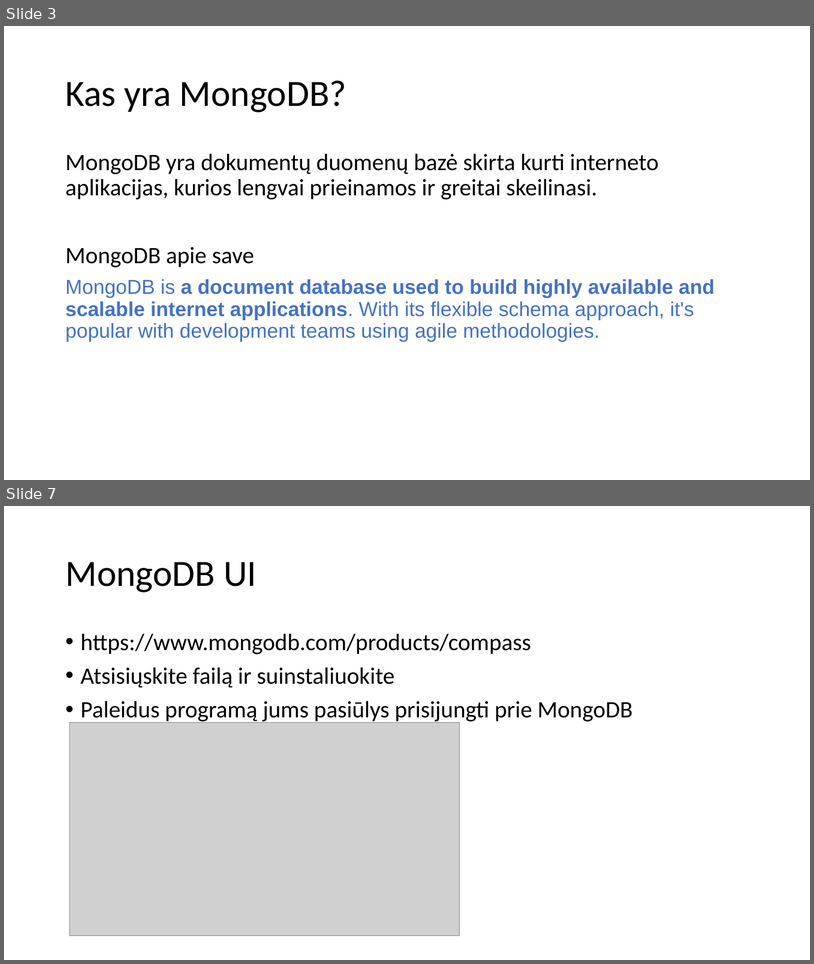
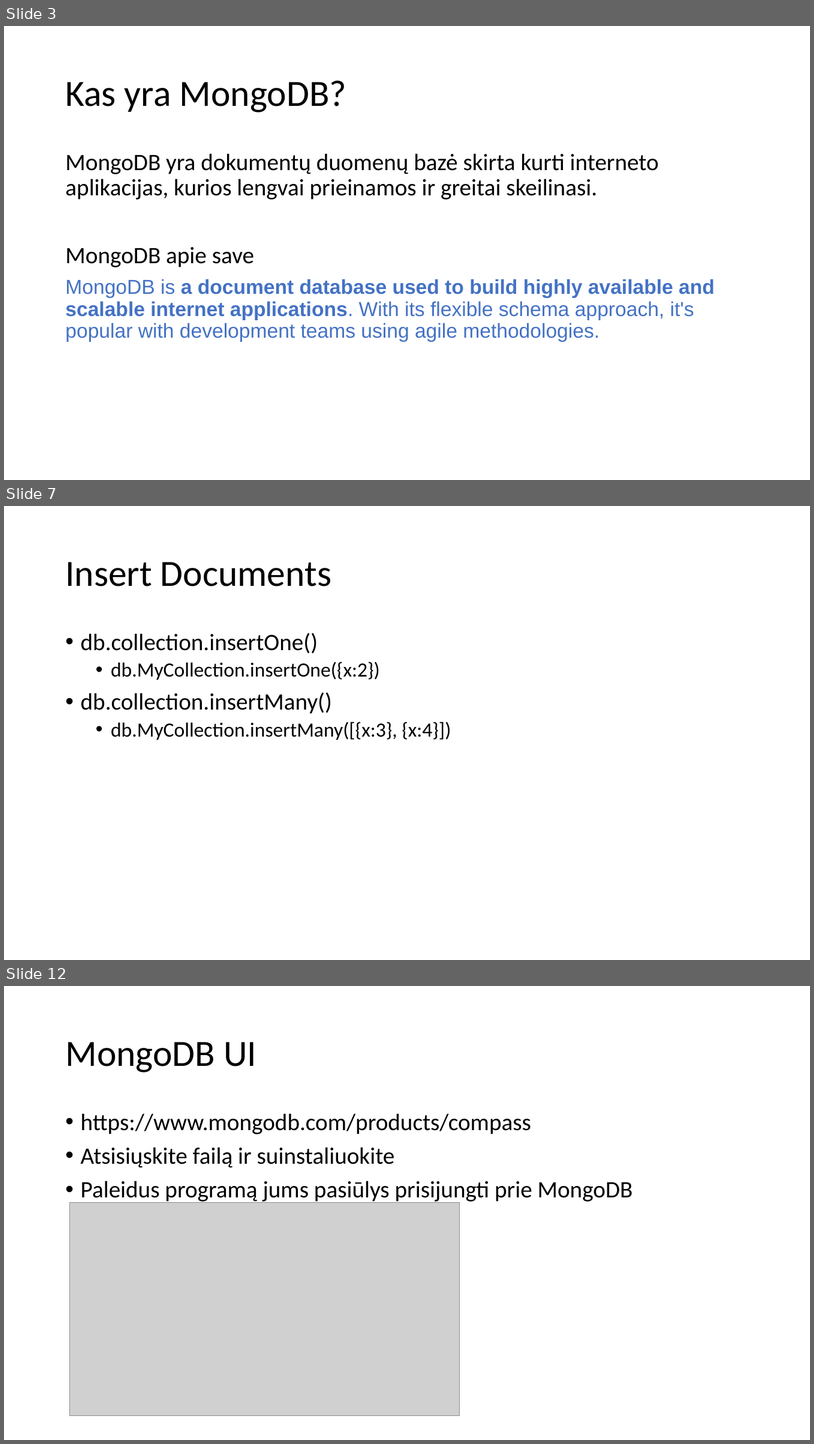
Before and after one commit to modsldn/darbas_su_duomenimis, a slide deck: skaidres/darbas_su_duomenimis_13.pptx. Shown one above the other, each under a label of ours: slides 3 and 7 before the commit, slides 3, 7 and 12 after it; the slides between them are not shown. The pictures are 814x964 and 814x1444 pixels, drawn with LibreOffice and Linux fonts; fonts in the diff are those of the drawing; grey boxes stand for pictures. Boxes give left, top, right and bottom in pixels: in the first picture for what was removed or moved away, otherwise in the second. Text is boxed around its words. In the diff, an @@ line names an element or a change of style, - is before the commit and + after.

```diff
--- a/skaidres/darbas_su_duomenimis_13.pptx
+++ b/skaidres/darbas_su_duomenimis_13.pptx
@@ slide 7 added at (x1=4, y1=506, x2=810, y2=960), background #FFFFFF @@
@@ title added at (x1=65, y1=562, x2=332, y2=586), 44 pt, text #000000 @@
+Insert Documents
@@ text added at (x1=81, y1=633, x2=451, y2=740), 24 pt, text #000000 @@
+• db.collection.insertOne()
+  • db.MyCollection.insertOne({x:2})
+• db.collection.insertMany()
+  • db.MyCollection.insertMany([{x:3}, {x:4}])
@@ what was slide 7 is now slide 12 @@
```
Also in this commit, not shown: 3 slides changed, 12 other slides added, 3 slides removed, 3 other files.
